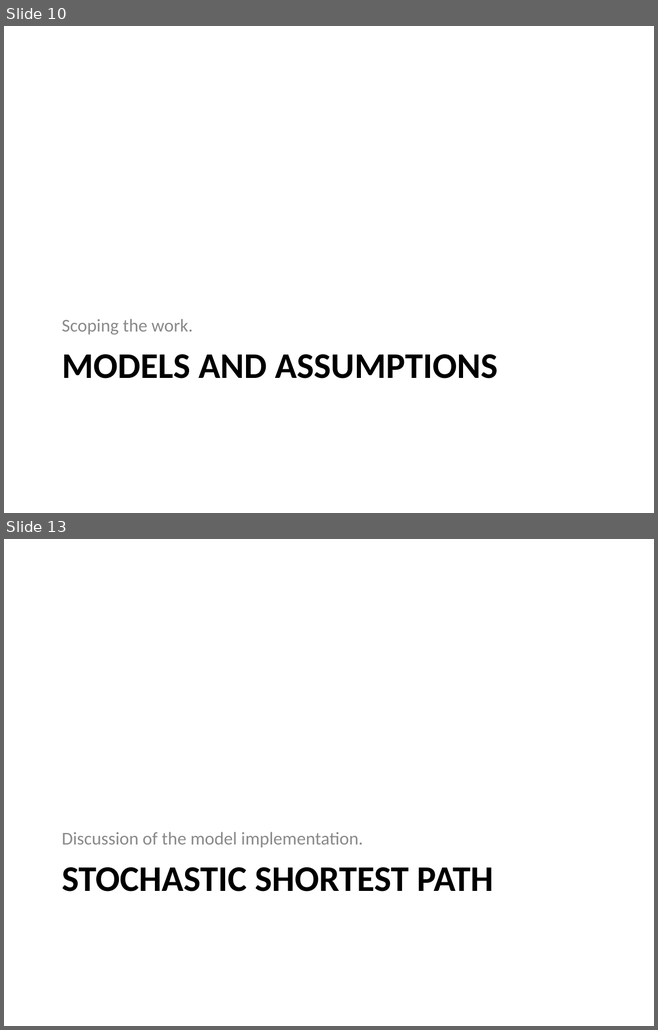
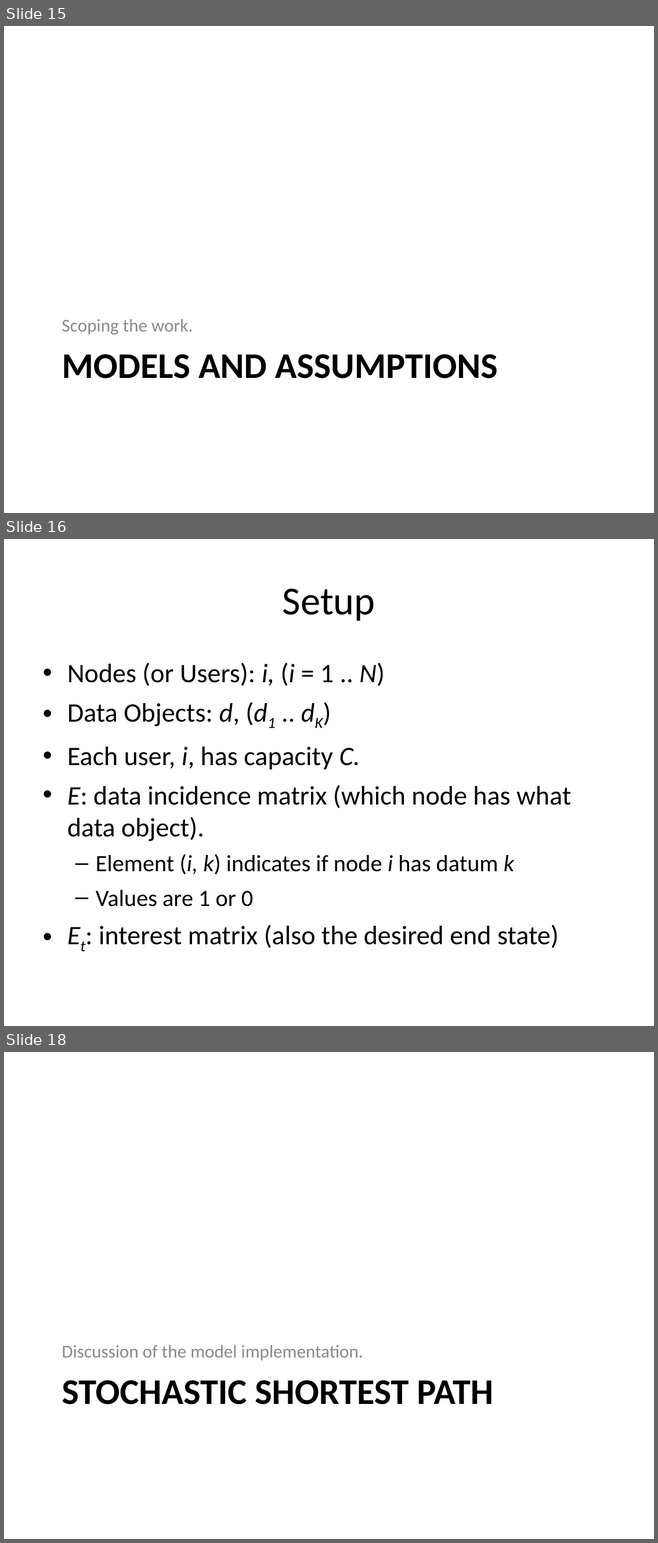
Before and after one commit to mazzas/School, a slide deck: SE4960/Journal Club/Minimum Latency Data Diffusion in Intermittently Connected Mobile.ppt. Shown one above the other, each under a label of ours: slides 10 and 13 before the commit, slides 15, 16 and 18 after it; the slides between them are not shown. The pictures are 658x1030 and 658x1543 pixels, drawn with LibreOffice and Linux fonts; fonts in the diff are those of the drawing. Boxes give left, top, right and bottom in pixels: in the first picture for what was removed or moved away, otherwise in the second. Text is boxed around its words. In the diff, an @@ line names an element or a change of style, - is before the commit and + after.

```diff
--- a/SE4960/Journal Club/Minimum Latency Data Diffusion in Intermittently Connected Mobile.ppt
+++ b/SE4960/Journal Club/Minimum Latency Data Diffusion in Intermittently Connected Mobile.ppt
@@ slide 16 added at (x1=4, y1=539, x2=654, y2=1026), background #FFFFFF @@
@@ title added at (x1=282, y1=588, x2=375, y2=621), 44 pt, text #000000 @@
+Setup
@@ text added at (x1=67, y1=663, x2=571, y2=948), 29.6 pt, text #000000 @@
+• Nodes (or Users): i, (i = 1 .. N)
+• Data Objects: d, (d1 .. dK)
+• Each user, i, has capacity C.
+• E: data incidence matrix (which node has what data object).
+  – Element (i, k) indicates if node i has datum k
+  – Values are 1 or 0
+• Et: interest matrix (also the desired end state)
@@ what was slide 10 is now slide 15 @@
@@ what was slide 13 is now slide 18 @@
```
Also in this commit, not shown: 8 other slides added, 3 slides removed.
